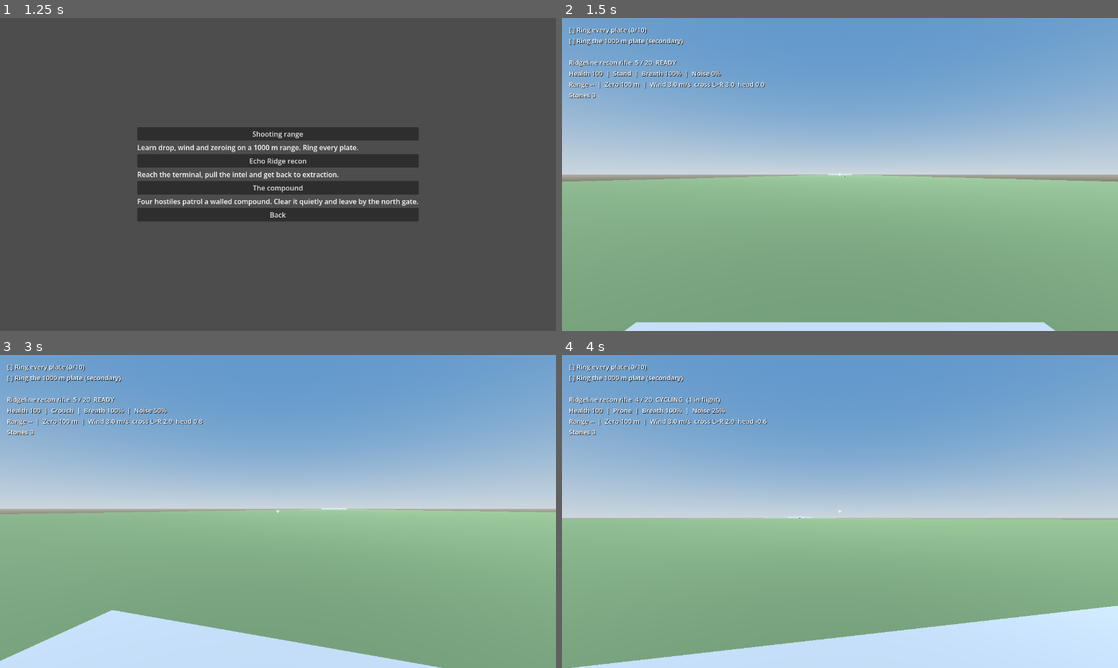
Above: before the commit, frames 1-4 (two rows, left to right).
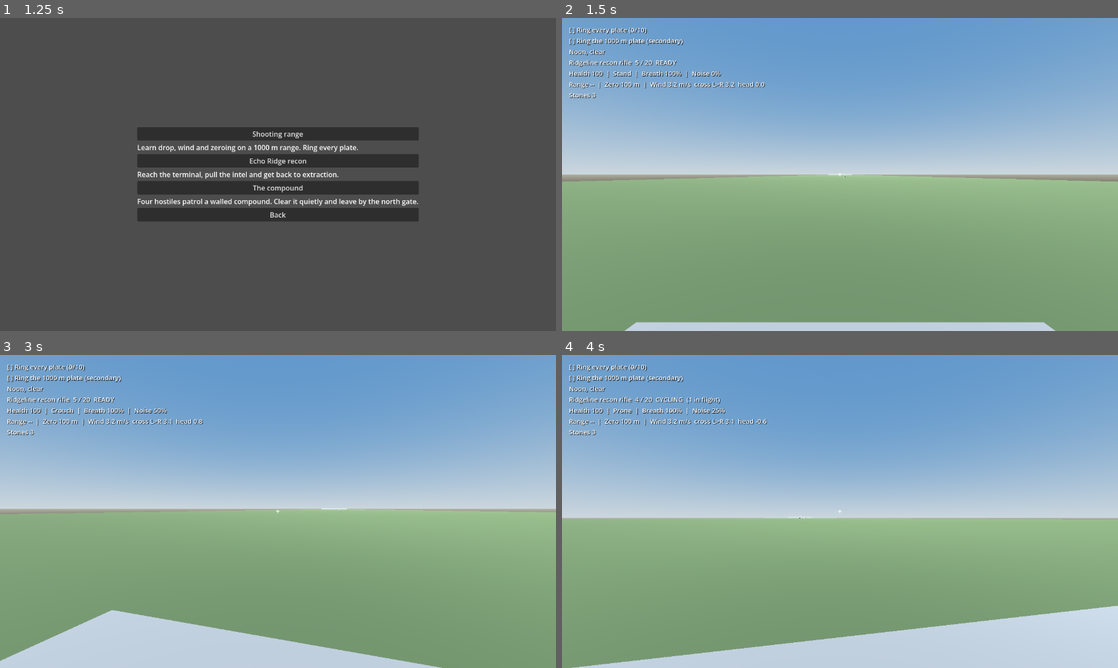
Above: after the commit, the same moments.

Repository: adam656677-oss/sniper
Game: Godot game, scene res://scenes/ui/main_menu.tscn
Two runs of this game, one before a commit and one after it. Both use one fixed random seed, a clock stepped at 60 frames per second and the inputs below.
Inputs (mouse positions are in pixels of both pictures, inside the frame that each line leads up to):
- Up to frame 1 (1.25 s): click "Missions" at 0.5 s
- Up to frame 2 (1.5 s): click "Shooting range" at 1.25 s
- Up to frame 3 (3 s): tap Enter at 2 s; move the mouse to (305, 511) at 2.02 s; hold Right mouse button (aim) 2.03-2.78 s; hold W (move_forward) from 2.03 s (still down); click (305, 511) at 2.17 s; tap C (crouch) at 2.3, 2.85 s; tap N (restart) at 2.75 s; move the mouse to (250, 511) at 2.77 s
- Up to frame 4 (4 s): keep holding W (move_forward); click (812, 511) at 3.05 s; tap N (restart) at 3.5 s; move the mouse to (851, 505) at 3.52 s; press the mouse at (851, 505) at 3.53 s; tap Z (prone) at 3.8 s

Frame 1 is identical in both runs. In frame 2, 2.1% of the frame differs, in the area x 1-89%, y 10-100%; in frame 3, 7.7%; in frame 4, 9.1%, in the area x 1-100%, y 10-100%.

Commit message:
Add time-of-day and weather presets that affect play
Checklist items 3.5 and the systems half of 3.6. Atmosphere defines dawn,
noon, dusk and night (sun angle, colour and energy, sky, ambient) and
clear, windy, rain and dust (wind scale, deterministic gusts, haze,
sight and hearing multipliers). Levels apply their preset to the sun and
environment; guards see and hear less in poor conditions; the rifle reads
the gusting wind every physics step; the HUD names the conditions. Echo
Ridge is now a clear dawn, the compound a windy dusk, the range clear noon.
The HUD is refreshed at the end of mission start-up. Ambient fill leans
towards a neutral colour so low-sun shadows stay readable. New atmosphere
suite and an eighth screenshot.

Co-Authored-By: Claude Opus 5.5 <noreply@anthropic.com>
Claude-Session: https://claude.ai/code/session_01Eowivxxx5e3dLJLdS68ERi

Diff:
--- a/mission.gd
+++ b/mission.gd
@@ -41,6 +41,7 @@
 	GameState.mission_finished.connect(on_mission_over)
 	GameState.mission_failed.connect(on_mission_over)
 	SaveSystem.apply_pending(self)
+	update_hud()
 
 func on_mission_over() -> void:
 	if not GameState.failed:
@@ -209,7 +210,7 @@
 	elif GameState.paused:
 		lines.append("PAUSED")
 	lines.append_array(level.mission_log.lines())
-	lines.append("")
+	lines.append(level.conditions_text())
 	var weapon_line := "%s  %d / %d  %s" % [weapon.profile().display_name, weapon.ammo, weapon.reserve_ammo, weapon.status_text()]
 	if not weapon.projectiles.is_empty():
 		weapon_line += "  (%d in flight)" % weapon.projectiles.size()
@@ -259,6 +260,7 @@
 	camera.rotation_degrees = Vector3(offset.y, offset.x, 0.0)
 
 func _physics_process(delta: float) -> void:
+	weapon.wind = level.current_wind()
 	weapon.advance_weapon(delta)
 	weapon.advance_projectiles(delta)
 	advance_sway(delta)
--- a/scenes/enemies/perception.gd
+++ b/scenes/enemies/perception.gd
@@ -43,12 +43,16 @@
 			return 0.0
 	return clampf(1.0 - distance / max_distance, 0.0, 1.0) * clampf(exposure, 0.0, 1.0)
 
+func conditions_factor() -> float:
+	var level = body().get("level")
+	return level.visibility_factor() if level and level.has_method("visibility_factor") else 1.0
+
 func visibility_of_player(player: Node) -> float:
 	if player == null or not is_instance_valid(player):
 		return 0.0
 	var head: Vector3 = player.camera.global_position if player.get("camera") else player.global_position
 	var exposure: float = player.exposure() if player.has_method("exposure") else 1.0
-	return visibility_of(head, exposure)
+	return visibility_of(head, exposure, VIEW_DISTANCE * conditions_factor())
 
 func accumulate(visibility: float, delta: float) -> void:
 	var dt := maxf(delta, 0.0)
--- /dev/null
+++ b/scenes/levels/atmosphere.gd
@@ -0,0 +1,33 @@
+extends RefCounted
+
+# Time-of-day and weather presets. Pure data plus helpers so levels, perception
+# and tests share one definition. Fictional tuning.
+
+enum TimeOfDay { DAWN, NOON, DUSK, NIGHT }
+enum Weather { CLEAR, WINDY, RAIN, DUST }
+
+const TIME := {
+	TimeOfDay.DAWN: {"sun_pitch": -12.0, "sun_color": Color(1.0, 0.72, 0.5), "sun_energy": 0.7, "sky_top": Color(0.35, 0.45, 0.65), "horizon": Color(0.95, 0.7, 0.55), "ambient": 0.3, "visibility": 0.8},
+	TimeOfDay.NOON: {"sun_pitch": -55.0, "sun_color": Color(1.0, 0.98, 0.94), "sun_energy": 1.0, "sky_top": Color(0.32, 0.5, 0.72), "horizon": Color(0.72, 0.78, 0.82), "ambient": 0.35, "visibility": 1.0},
+	TimeOfDay.DUSK: {"sun_pitch": -14.0, "sun_color": Color(1.0, 0.6, 0.4), "sun_energy": 0.7, "sky_top": Color(0.22, 0.25, 0.45), "horizon": Color(0.9, 0.5, 0.35), "ambient": 0.55, "visibility": 0.7},
+	TimeOfDay.NIGHT: {"sun_pitch": -40.0, "sun_color": Color(0.55, 0.65, 0.9), "sun_energy": 0.15, "sky_top": Color(0.02, 0.03, 0.08), "horizon": Color(0.08, 0.1, 0.16), "ambient": 0.12, "visibility": 0.4},
+}
+const WEATHER := {
+	Weather.CLEAR: {"wind_scale": 1.0, "gust": 0.15, "fog": 0.00012, "visibility": 1.0, "hearing": 1.0},
+	Weather.WINDY: {"wind_scale": 2.5, "gust": 0.5, "fog": 0.00015, "visibility": 0.95, "hearing": 0.75},
+	Weather.RAIN: {"wind_scale": 1.5, "gust": 0.3, "fog": 0.0012, "visibility": 0.6, "hearing": 0.5},
+	Weather.DUST: {"wind_scale": 3.0, "gust": 0.6, "fog": 0.003, "visibility": 0.4, "hearing": 0.7},
+}
+
+static func visibility(time_of_day: int, weather: int) -> float:
+	return float(TIME[time_of_day].visibility) * float(WEATHER[weather].visibility)
+
+static func hearing(weather: int) -> float:
+	return float(WEATHER[weather].hearing)
+
+# Wind at time t: base vector scaled by the weather, with a smooth gust term that
+# varies strength by up to +/- gust fraction. Deterministic in t.
+static func wind_at(base: Vector3, weather: int, t: float) -> Vector3:
+	var preset: Dictionary = WEATHER[weather]
+	var gust := float(preset.gust) * (0.6 * sin(t * 0.37) + 0.4 * sin(t * 1.13 + 1.7))
+	return base * float(preset.wind_scale) * (1.0 + gust)
--- a/scenes/levels/compound.tscn
+++ b/scenes/levels/compound.tscn
@@ -71,6 +71,8 @@
 
 [node name="Compound" type="Node3D"]
 script = ExtResource("1")
+time_of_day = 2
+weather = 1
 spawn_point = Vector3(0, 1, 8)
 wind = Vector3(1.5, 0, 0.5)
 
--- a/scenes/levels/level_base.gd
+++ b/scenes/levels/level_base.gd
@@ -10,7 +10,12 @@
 
 @export var spawn_point := Vector3(0, 1, 3)
 @export var clear_color := Color(0.45, 0.62, 0.74)
-@export var wind := Vector3(2.0, 0.0, 0.0) # Air-mass velocity in m/s, world frame.
+@export var wind := Vector3(2.0, 0.0, 0.0) # Base air-mass velocity in m/s, world frame.
+@export_enum("Dawn", "Noon", "Dusk", "Night") var time_of_day := 1
+@export_enum("Clear", "Windy", "Rain", "Dust") var weather := 0
+
+const Atmosphere = preload("res://scenes/levels/atmosphere.gd")
+var clock := 0.0
 
 var targets: Array[StaticBody3D] = []
 var enemies: Array = []
@@ -42,17 +47,21 @@
 # Sky, ambient light, tonemapping and distance haze shared by every level, plus
 # sun shadows. A level that has its own WorldEnvironment keeps it.
 func ensure_environment() -> void:
+	var time_preset: Dictionary = Atmosphere.TIME[time_of_day]
+	var weather_preset: Dictionary = Atmosphere.WEATHER[weather]
 	if has_node("Sun"):
 		var sun: DirectionalLight3D = $Sun
 		sun.shadow_enabled = true
-		sun.light_energy = 1.0
+		sun.light_energy = float(time_preset.sun_energy)
+		sun.light_color = time_preset.sun_color
+		sun.rotation_degrees = Vector3(float(time_preset.sun_pitch), -30.0, 0.0)
 		sun.directional_shadow_max_distance = 250.0
 	for child in get_children():
 		if child is WorldEnvironment:
 			return
 	var sky_material := ProceduralSkyMaterial.new()
-	sky_material.sky_top_color = Color(0.32, 0.5, 0.72)
-	sky_material.sky_horizon_color = Color(0.72, 0.78, 0.82)
+	sky_material.sky_top_color = time_preset.sky_top
+	sky_material.sky_horizon_color = time_preset.horizon
 	sky_material.ground_horizon_color = Color(0.6, 0.6, 0.55)
 	sky_material.ground_bottom_color = Color(0.25, 0.24, 0.2)
 	var sky := Sky.new()
@@ -61,14 +70,14 @@
 	environment.background_mode = Environment.BG_SKY
 	environment.sky = sky
 	environment.ambient_light_source = Environment.AMBIENT_SOURCE_SKY
-	environment.ambient_light_energy = 0.35
-	environment.ambient_light_sky_contribution = 0.6
+	environment.ambient_light_energy = float(time_preset.ambient)
+	environment.ambient_light_sky_contribution = 0.3
 	environment.ambient_light_color = Color(0.55, 0.6, 0.68)
 	environment.tonemap_mode = Environment.TONE_MAPPER_FILMIC
 	environment.tonemap_exposure = 0.85
 	environment.fog_enabled = true
-	environment.fog_light_color = Color(0.7, 0.76, 0.82)
-	environment.fog_density = 0.00012
+	environment.fog_light_color = time_preset.horizon.lerp(Color(0.7, 0.68, 0.6) if weather == Atmosphere.Weather.DUST else Color(0.7, 0.76, 0.82), 0.5)
+	environment.fog_density = float(weather_preset.fog)
 	environment.fog_sky_affect = 0.0
 	var world := WorldEnvironment.new()
 	world.name = "WorldEnvironment"
@@ -129,7 +138,7 @@
 	pass
 
 func report_noise(position: Vector3, radius: float, loudness: float = 1.0) -> void:
-	coordinator.report_noise(position, radius, null, loudness)
+	coordinator.report_noise(position, radius * hearing_factor(), null, loudness)
 
 # One flat navigation polygon at ground level. Enough for the prototype arenas;
 # baked meshes replace this with the terrain work.
@@ -147,8 +156,22 @@
 	add_child(region)
 	return region
 
+# Fraction of normal enemy sight range under current light and weather.
+func visibility_factor() -> float:
+	return Atmosphere.visibility(time_of_day, weather)
+
+func hearing_factor() -> float:
+	return Atmosphere.hearing(weather)
+
+func current_wind() -> Vector3:
+	return Atmosphere.wind_at(wind, weather, clock)
+
+func conditions_text() -> String:
+	return "%s, %s" % [["Dawn", "Noon", "Dusk", "Night"][time_of_day], ["clear", "windy", "rain", "dust"][weather]]
+
 func _physics_process(delta: float) -> void:
 	if GameState.simulation_active():
+		clock += delta
 		coordinator.advance(delta)
 		if player:
 			for zone in triggers:
--- a/scenes/levels/shooting_range.tscn
+++ b/scenes/levels/shooting_range.tscn
@@ -26,6 +26,8 @@
 
 [node name="ShootingRange" type="Node3D"]
 script = ExtResource("1")
+time_of_day = 1
+weather = 0
 wind = Vector3(3, 0, 0)
 
 [node name="Sun" type="DirectionalLight3D" parent="."]
--- a/scenes/levels/test_range.tscn
+++ b/scenes/levels/test_range.tscn
@@ -41,6 +41,8 @@
 
 [node name="TestRange" type="Node3D"]
 script = ExtResource("1")
+time_of_day = 0
+weather = 0
 
 [node name="Sun" type="DirectionalLight3D" parent="."]
 transform = Transform3D(0.866025, 0.409576, -0.286788, 0, 0.573576, 0.819152, 0.5, -0.709406, 0.496732, 0, 10, 0)
--- /dev/null
+++ b/tests/atmosphere.gd
@@ -0,0 +1,74 @@
+extends SceneTree
+
+const Atmosphere = preload("res://scenes/levels/atmosphere.gd")
+var failures := 0
+
+func check(condition: bool, label: String) -> void:
+	if condition:
+		print("PASS: " + label)
+	else:
+		failures += 1
+		push_error("FAIL: " + label)
+
+func _initialize() -> void:
+	call_deferred("run_tests")
+
+func run_tests() -> void:
+	check(Atmosphere.visibility(Atmosphere.TimeOfDay.NOON, Atmosphere.Weather.CLEAR) == 1.0, "Clear noon is full visibility")
+	check(Atmosphere.visibility(Atmosphere.TimeOfDay.NIGHT, Atmosphere.Weather.CLEAR) < Atmosphere.visibility(Atmosphere.TimeOfDay.DUSK, Atmosphere.Weather.CLEAR), "Night is darker than dusk")
+	check(Atmosphere.visibility(Atmosphere.TimeOfDay.NOON, Atmosphere.Weather.DUST) < 0.5, "Dust storms cut visibility hard")
+	check(Atmosphere.hearing(Atmosphere.Weather.RAIN) < Atmosphere.hearing(Atmosphere.Weather.CLEAR), "Rain masks sound")
+	var base := Vector3(2, 0, 0)
+	var windy_peak := 0.0
+	var windy_low := 100.0
+	for i in range(400):
+		var w: Vector3 = Atmosphere.wind_at(base, Atmosphere.Weather.WINDY, float(i) * 0.25)
+		windy_peak = maxf(windy_peak, w.length())
+		windy_low = minf(windy_low, w.length())
+	check(windy_peak > 2.0 * 2.5 * 1.2 and windy_low < 2.0 * 2.5 * 0.8, "Windy weather gusts above and below its mean")
+	check(Atmosphere.wind_at(base, Atmosphere.Weather.CLEAR, 3.0) == Atmosphere.wind_at(base, Atmosphere.Weather.CLEAR, 3.0), "Wind is deterministic in time")
+	check(Atmosphere.wind_at(base, Atmosphere.Weather.WINDY, 7.0).normalized().is_equal_approx(base.normalized()), "Gusts change strength, not direction")
+	# Levels apply their presets.
+	var game = load("res://compound_mission.tscn").instantiate()
+	root.add_child(game)
+	await process_frame
+	var level = game.level
+	check(level.time_of_day == Atmosphere.TimeOfDay.DUSK and level.weather == Atmosphere.Weather.WINDY, "The compound is a windy dusk")
+	check(level.conditions_text() == "Dusk, windy" and game.hud.text.contains("Dusk, windy"), "HUD names the conditions")
+	var sun: DirectionalLight3D = level.get_node("Sun")
+	check(sun.shadow_enabled and is_equal_approx(sun.light_energy, 0.7) and is_equal_approx(sun.rotation_degrees.x, -14.0), "Dusk lowers and dims the sun")
+	var world: WorldEnvironment = level.get_node("WorldEnvironment")
+	check(is_equal_approx(world.environment.fog_density, 0.00015), "Weather sets the haze")
+	var guard = level.enemies[0]
+	for other in level.enemies:
+		other.set_physics_process(false)
+		if other != guard:
+			other.global_position = Vector3(-55, 1, -5)
+	check(absf(guard.perception.conditions_factor() - 0.7 * 0.95) < 0.001, "Guards see less far at a windy dusk")
+	game.player.global_position = Vector3(0, 1, -10)
+	guard.global_position = Vector3(0, 1, -95)
+	guard.look_at(Vector3(0, 1, -10), Vector3.UP)
+	await physics_frame
+	await physics_frame
+	check(guard.perception.visibility_of_player(game.player) == 0.0, "A player 85 m away is invisible at dusk")
+	level.time_of_day = Atmosphere.TimeOfDay.NOON
+	level.weather = Atmosphere.Weather.CLEAR
+	check(guard.perception.visibility_of_player(game.player) > 0.0, "The same player is visible at clear noon")
+	level.weather = Atmosphere.Weather.WINDY
+	level.clock = 0.0
+	game._physics_process(0.0)
+	var w0: Vector3 = game.weapon.wind
+	level.clock = 5.0
+	game._physics_process(0.0)
+	check(w0 != game.weapon.wind and w0.length() > level.wind.length(), "The rifle reads the gusting level wind each step")
+	game.queue_free()
+	await process_frame
+	var range_game = load("res://range_mission.tscn").instantiate()
+	root.add_child(range_game)
+	await process_frame
+	check(range_game.level.time_of_day == Atmosphere.TimeOfDay.NOON and range_game.level.weather == Atmosphere.Weather.CLEAR, "The range is clear noon")
+	range_game.queue_free()
+	await process_frame
+	if failures == 0:
+		print("ATMOSPHERE TESTS PASSED")
+	quit(0 if failures == 0 else 1)
--- a/tests/combat.gd
+++ b/tests/combat.gd
@@ -21,6 +21,8 @@
 	await physics_frame
 	await physics_frame
 	var level = game.level
+	level.time_of_day = 1
+	level.weather = 0
 	var player = game.player
 	for enemy in level.enemies:
 		enemy.set_physics_process(false)
--- a/tests/enemies.gd
+++ b/tests/enemies.gd
@@ -29,6 +29,8 @@
 	await physics_frame
 	await physics_frame
 	var level = game.level
+	level.time_of_day = 1
+	level.weather = 0
 	var player = game.player
 	var coordinator = level.coordinator
 	for enemy in level.enemies:
--- a/tests/stealth.gd
+++ b/tests/stealth.gd
@@ -21,6 +21,8 @@
 	await physics_frame
 	await physics_frame
 	var level = game.level
+	level.time_of_day = 1
+	level.weather = 0
 	var player = game.player
 	var stealth = game.stealth
 	for enemy in level.enemies:
--- a/tools/capture.gd
+++ b/tools/capture.gd
@@ -42,6 +42,12 @@
 	await shot("05_binoculars")
 	game.queue_free()
 	await process_frame
+	game = load("res://main.tscn").instantiate()
+	root.add_child(game)
+	await process_frame
+	await shot("08_echo_ridge_dawn")
+	game.queue_free()
+	await process_frame
 	game = load("res://range_mission.tscn").instantiate()
 	root.add_child(game)
 	await process_frame
Binary file changed: docs/screenshots/03_compound_hip.png
Binary file added: docs/screenshots/08_echo_ridge_dawn.png
Not shown, added: scenes/levels/atmosphere.gd.uid
Not shown, added: tests/atmosphere.gd.uid
Not shown, changed: docs/CHECKLIST.md
Not shown, changed: docs/VALIDATION.md
